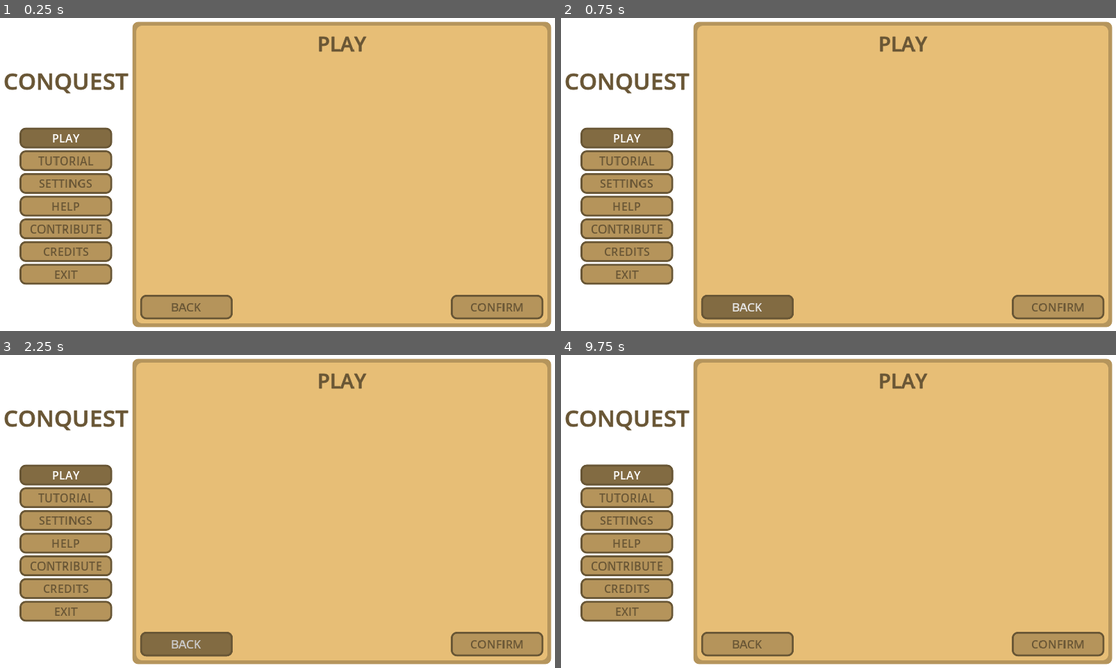
Above: before the commit, frames 1-4 (two rows, left to right).
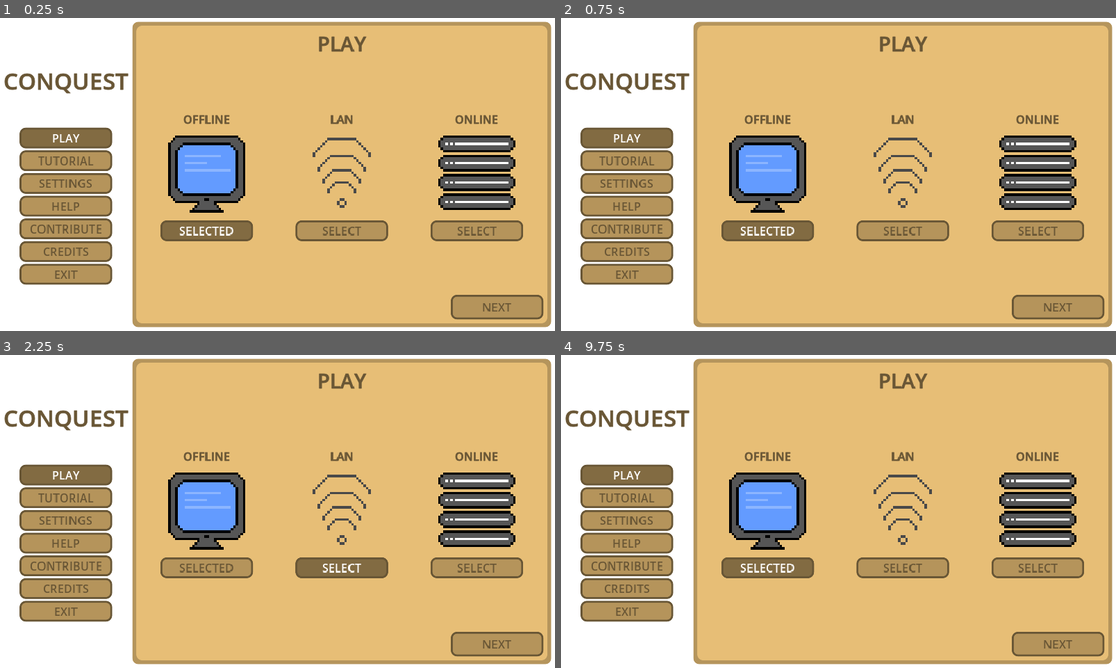
Above: after the commit, the same moments.

Repository: argosopentech/Conquest
Game: Godot game, scene res://Source/Main/main.tscn
Same seed, same stepped clock (60 frames per second), same inputs: the game is played once before the commit and once after it.
Inputs (mouse positions are in pixels of both pictures, inside the frame that each line leads up to):
- Up to frame 1 (0.25 s): no input
- Up to frame 2 (0.75 s): click (749, 305) at 0.5 s, where only the run before the commit has a clickable "BACK"
- Up to frame 3 (2.25 s): click (205, 567) at 1.25 s, where only the run after the commit has a clickable "SELECTED"; click (344, 567) at 2 s, where only the run after the commit has a clickable "SELECT"
- Up to frame 4 (9.75 s): click "PLAY" at 2.75 s; click "PLAY" at 3.5 s; click (1060, 642) at 4.25 s, where only the run before the commit has a clickable "CONFIRM"; click (1060, 642) at 5 s, where only the run before the commit has a clickable "CONFIRM"; click (1060, 642) at 5.75 s, where only the run after the commit has a clickable "NEXT"; click (1060, 642) at 6.5 s, where only the run after the commit has a clickable "NEXT"; click "CONTRIBUTE" at 7.25 s; click "CONTRIBUTE" at 8 s; click "PLAY" at 8.75 s; click (766, 567) at 9.5 s, where only the run after the commit has a clickable "SELECTED"

The runs differ from the first frame. In frame 1, 11% of the frame differs, in the area x 25-95%, y 30-97%; in frame 2, 11%; in frame 3, 11%; in frame 4, 11%, in the area x 3-95%, y 30-97%.

Commit message:
Added initial game modes in the Play Window

Diff:
--- a/Game/Source/Window/PlayWindow/play_window.tscn
+++ b/Game/Source/Window/PlayWindow/play_window.tscn
@@ -1,30 +1,124 @@
-[gd_scene load_steps=2 format=3 uid="uid://dc5jhcekucpoc"]
+[gd_scene load_steps=6 format=3 uid="uid://dc5jhcekucpoc"]
 
 [ext_resource type="PackedScene" uid="uid://bceqtsdrapbbf" path="res://Resource/Window/window.tscn" id="1_lsjug"]
+[ext_resource type="Texture2D" uid="uid://b8wnhsicnw6qw" path="res://Assets/Graphics/Icons/Offline/Offline.png" id="2_eeaym"]
+[ext_resource type="Texture2D" uid="uid://c6yo1aldy8s0y" path="res://Assets/Graphics/Icons/LAN/LAN.png" id="3_jmgfo"]
+[ext_resource type="Texture2D" uid="uid://u8beoqx867vn" path="res://Assets/Graphics/Icons/Online/Online.png" id="3_on0b0"]
+
+[sub_resource type="ButtonGroup" id="ButtonGroup_ud062"]
 
 [node name="PlayWindow" instance=ExtResource("1_lsjug")]
 
 [node name="Label" parent="MarginContainer/VBoxContainer" index="0"]
 text = "PLAY"
 
-[node name="HBoxContainer" type="HBoxContainer" parent="MarginContainer/VBoxContainer" index="1"]
+[node name="Content" type="HBoxContainer" parent="MarginContainer/VBoxContainer" index="1"]
 layout_mode = 2
 size_flags_vertical = 3
 
-[node name="HBoxContainer2" type="HBoxContainer" parent="MarginContainer/VBoxContainer" index="2"]
+[node name="OfflineMode" type="VBoxContainer" parent="MarginContainer/VBoxContainer/Content" index="0"]
+layout_mode = 2
+size_flags_horizontal = 3
+theme_override_constants/separation = 16
+alignment = 1
+
+[node name="Label" type="Label" parent="MarginContainer/VBoxContainer/Content/OfflineMode" index="0"]
+layout_mode = 2
+theme_override_font_sizes/font_size = 24
+text = "OFFLINE"
+horizontal_alignment = 1
+vertical_alignment = 1
+
+[node name="TextureRect" type="TextureRect" parent="MarginContainer/VBoxContainer/Content/OfflineMode" index="1"]
+custom_minimum_size = Vector2(160, 160)
+layout_mode = 2
+size_flags_horizontal = 4
+texture = ExtResource("2_eeaym")
+expand_mode = 1
+stretch_mode = 5
+
+[node name="Select" type="Button" parent="MarginContainer/VBoxContainer/Content/OfflineMode" index="2"]
+custom_minimum_size = Vector2(192, 36)
+layout_mode = 2
+size_flags_horizontal = 4
+toggle_mode = true
+button_pressed = true
+button_group = SubResource("ButtonGroup_ud062")
+text = "SELECTED"
+
+[node name="LANMode" type="VBoxContainer" parent="MarginContainer/VBoxContainer/Content" index="1"]
+layout_mode = 2
+size_flags_horizontal = 3
+theme_override_constants/separation = 16
+alignment = 1
+
+[node name="Label" type="Label" parent="MarginContainer/VBoxContainer/Content/LANMode" index="0"]
+layout_mode = 2
+theme_override_font_sizes/font_size = 24
+text = "LAN"
+horizontal_alignment = 1
+vertical_alignment = 1
+
+[node name="TextureRect" type="TextureRect" parent="MarginContainer/VBoxContainer/Content/LANMode" index="1"]
+custom_minimum_size = Vector2(160, 160)
+layout_mode = 2
+size_flags_horizontal = 4
+texture = ExtResource("3_jmgfo")
+expand_mode = 1
+stretch_mode = 5
+
+[node name="Select" type="Button" parent="MarginContainer/VBoxContainer/Content/LANMode" index="2"]
+custom_minimum_size = Vector2(192, 36)
+layout_mode = 2
+size_flags_horizontal = 4
+toggle_mode = true
+button_group = SubResource("ButtonGroup_ud062")
+text = "SELECT"
+
+[node name="OnlineMode" type="VBoxContainer" parent="MarginContainer/VBoxContainer/Content" index="2"]
+layout_mode = 2
+size_flags_horizontal = 3
+theme_override_constants/separation = 16
+alignment = 1
+
+[node name="Label" type="Label" parent="MarginContainer/VBoxContainer/Content/OnlineMode" index="0"]
+layout_mode = 2
+theme_override_font_sizes/font_size = 24
+text = "ONLINE"
+horizontal_alignment = 1
+vertical_alignment = 1
+
+[node name="TextureRect" type="TextureRect" parent="MarginContainer/VBoxContainer/Content/OnlineMode" index="1"]
+custom_minimum_size = Vector2(160, 160)
+layout_mode = 2
+size_flags_horizontal = 4
+texture = ExtResource("3_on0b0")
+expand_mode = 1
+stretch_mode = 5
+
+[node name="Select" type="Button" parent="MarginContainer/VBoxContainer/Content/OnlineMode" index="2"]
+custom_minimum_size = Vector2(192, 36)
+layout_mode = 2
+size_flags_horizontal = 4
+toggle_mode = true
+button_group = SubResource("ButtonGroup_ud062")
+text = "SELECT"
+
+[node name="Navigation" type="HBoxContainer" parent="MarginContainer/VBoxContainer" index="2"]
 layout_mode = 2
 
-[node name="Back" type="Button" parent="MarginContainer/VBoxContainer/HBoxContainer2" index="0"]
+[node name="Back" type="Button" parent="MarginContainer/VBoxContainer/Navigation" index="0"]
+visible = false
 custom_minimum_size = Vector2(192, 36)
 layout_mode = 2
 text = "BACK"
 
-[node name="Label" type="Label" parent="MarginContainer/VBoxContainer/HBoxContainer2" index="1"]
+[node name="Label" type="Label" parent="MarginContainer/VBoxContainer/Navigation" index="1"]
 layout_mode = 2
 size_flags_horizontal = 3
 size_flags_vertical = 1
 
-[node name="Confirm" type="Button" parent="MarginContainer/VBoxContainer/HBoxContainer2" index="2"]
+[node name="Next" type="Button" parent="MarginContainer/VBoxContainer/Navigation" index="2"]
 custom_minimum_size = Vector2(192, 36)
 layout_mode = 2
-text = "CONFIRM"
+text = "NEXT"
Binary file added: Game/Assets/Graphics/Icons/LAN/LAN.aseprite
Binary file added: Game/Assets/Graphics/Icons/LAN/LAN.png
Not shown, added: Game/Assets/Graphics/Icons/LAN/LAN.png.import
Binary file added: Game/Assets/Graphics/Icons/Offline/Offline.aseprite
Binary file added: Game/Assets/Graphics/Icons/Offline/Offline.png
Not shown, added: Game/Assets/Graphics/Icons/Offline/Offline.png.import
Binary file added: Game/Assets/Graphics/Icons/Online/Online.aseprite
Binary file added: Game/Assets/Graphics/Icons/Online/Online.png
Not shown, added: Game/Assets/Graphics/Icons/Online/Online.png.import
